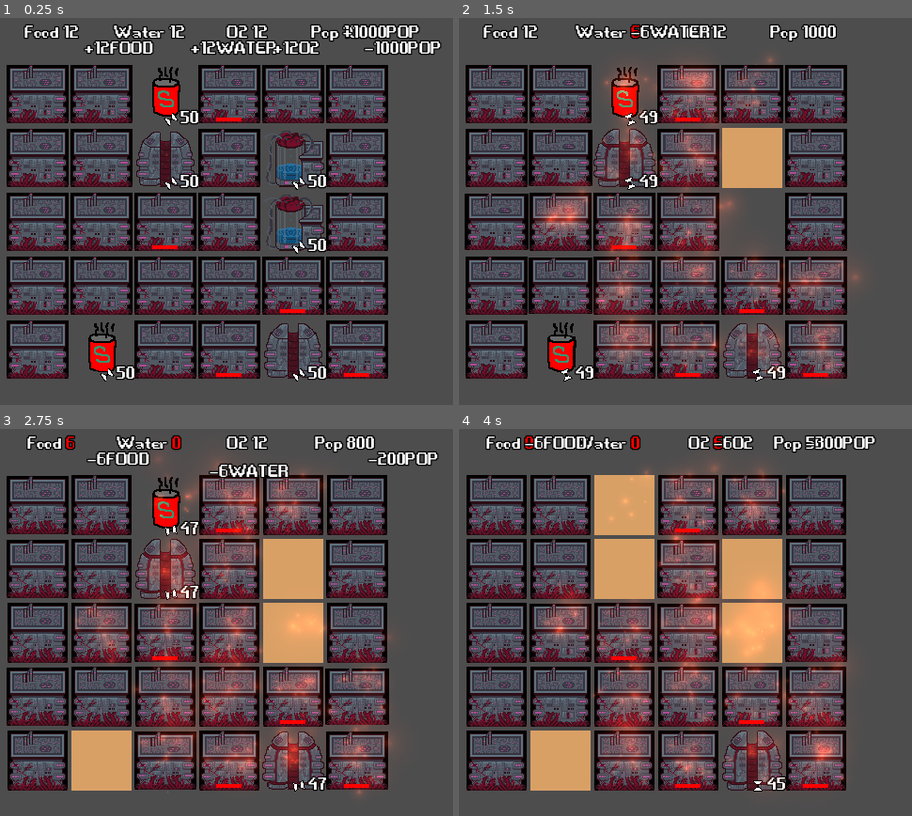
Above: before the commit, frames 1-4 (two rows, left to right).
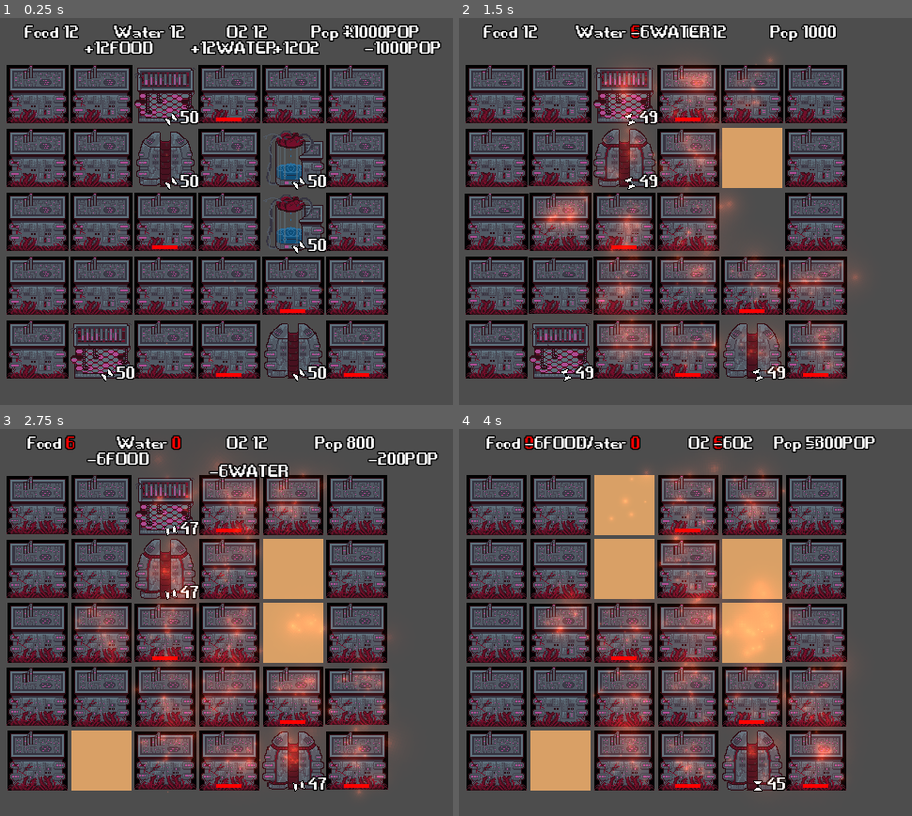
Above: after the commit, the same moments.

Repository: angeldustjdr/godot-wild-jam-2023
Game: Godot game, scene res://Main.tscn
The game is run twice, just before and just after one commit, with the same random seed, the same clock (stepped at 60 frames per second) and the same inputs.
Inputs (mouse positions are in pixels of both pictures, inside the frame that each line leads up to):
- Up to frame 1 (0.25 s): no input
- Up to frame 2 (1.5 s): tap Enter (ui_accept) at 0.5, 0.77 s; move the mouse to (753, 157) at 0.52 s; click (753, 157) at 0.67 s; move the mouse to (753, 223) at 1.27 s; click (753, 223) at 1.42 s
- Up to frame 3 (2.75 s): tap Enter (ui_accept) at 1.52 s; move the mouse to (99, 761) at 2.02 s; click (99, 761) at 2.17 s
- Up to frame 4 (4 s): move the mouse to (626, 506) at 2.77 s; click (626, 506) at 2.92 s; tap Enter (ui_accept) at 3.02, 3.77 s; move the mouse to (626, 568) at 3.52 s; click (626, 568) at 3.67 s

The runs differ from the first frame. In frame 1, 3.1% of the frame differs, in the area x 15-44%, y 12-94%; in frame 2, 3.1%; in frame 3, 1.5%; in frame 4, nothing differs.

Commit message:
add latest sprite

Diff:
--- a/scene/Hourglass.tscn
+++ b/scene/Hourglass.tscn
@@ -42,6 +42,21 @@
 "rotateHourglass": SubResource("Animation_ul3s7")
 }
 
+[sub_resource type="Animation" id="Animation_p13go"]
+length = 0.001
+tracks/0/type = "value"
+tracks/0/imported = false
+tracks/0/enabled = true
+tracks/0/path = NodePath(".:theme_override_colors/font_color")
+tracks/0/interp = 1
+tracks/0/loop_wrap = true
+tracks/0/keys = {
+"times": PackedFloat32Array(0),
+"transitions": PackedFloat32Array(1),
+"update": 0,
+"values": [null]
+}
+
 [sub_resource type="Animation" id="Animation_gthcl"]
 resource_name = "flash"
 loop_mode = 1
@@ -56,21 +71,6 @@
 "transitions": PackedFloat32Array(1, 1, 1),
 "update": 0,
 "values": [Color(1, 0, 0, 1), Color(1, 1, 1, 0), Color(1, 0, 0, 1)]
-}
-
-[sub_resource type="Animation" id="Animation_p13go"]
-length = 0.001
-tracks/0/type = "value"
-tracks/0/imported = false
-tracks/0/enabled = true
-tracks/0/path = NodePath(".:theme_override_colors/font_color")
-tracks/0/interp = 1
-tracks/0/loop_wrap = true
-tracks/0/keys = {
-"times": PackedFloat32Array(0),
-"transitions": PackedFloat32Array(1),
-"update": 0,
-"values": [null]
 }
 
 [sub_resource type="AnimationLibrary" id="AnimationLibrary_lt5m6"]
--- a/scene/SuperFoodGenerator.tscn
+++ b/scene/SuperFoodGenerator.tscn
@@ -2,7 +2,7 @@
 
 [ext_resource type="PackedScene" uid="uid://8001k27dcfjx" path="res://scene/GenericBuilding.tscn" id="1_l28i7"]
 [ext_resource type="Shader" path="res://shader/Outline.gdshader" id="2_ntvqc"]
-[ext_resource type="Texture2D" uid="uid://cto001atu7tqv" path="res://asset/sheet/superfood-sheet.png" id="2_s6svs"]
+[ext_resource type="Texture2D" uid="uid://cirivwhl34qpk" path="res://asset/sheet/food-plant-sheet.png" id="3_usn4p"]
 
 [sub_resource type="ShaderMaterial" id="ShaderMaterial_rc8j6"]
 resource_local_to_scene = true
@@ -25,4 +25,4 @@
 
 [node name="Sprite" parent="." index="0"]
 material = SubResource("ShaderMaterial_rc8j6")
-texture = ExtResource("2_s6svs")
+texture = ExtResource("3_usn4p")
--- a/scene/Tree.tscn
+++ b/scene/Tree.tscn
@@ -1,19 +1,30 @@
-[gd_scene load_steps=4 format=3 uid="uid://b1pis7haq12vr"]
+[gd_scene load_steps=6 format=3 uid="uid://b1pis7haq12vr"]
 
 [ext_resource type="PackedScene" uid="uid://8001k27dcfjx" path="res://scene/GenericBuilding.tscn" id="1_w1hx2"]
 [ext_resource type="Script" path="res://script/Tree.gd" id="2_sdvdm"]
-[ext_resource type="Texture2D" uid="uid://csndg3jfh248p" path="res://asset/sheet/tree-sheet.png" id="3_10po4"]
+[ext_resource type="Shader" path="res://shader/Outline.gdshader" id="3_ugomi"]
+[ext_resource type="Texture2D" uid="uid://bu7tc70pkgyoi" path="res://asset/sheet/tree-1-sheet.png" id="4_q8026"]
+
+[sub_resource type="ShaderMaterial" id="ShaderMaterial_l27tc"]
+resource_local_to_scene = true
+shader = ExtResource("3_ugomi")
+shader_parameter/color = Color(1, 1, 1, 1)
+shader_parameter/width = 0.0
+shader_parameter/pattern = 0
+shader_parameter/inside = false
+shader_parameter/add_margins = true
 
 [node name="Tree" instance=ExtResource("1_w1hx2")]
 script = ExtResource("2_sdvdm")
 description = "A beautiful Tree"
+playIdle = false
 base_stat = {
 "FOOD": 0,
 "O2": 1,
 "POP": 0,
 "WATER": 0
 }
-playIdle = false
 
 [node name="Sprite" parent="." index="0"]
-texture = ExtResource("3_10po4")
+material = SubResource("ShaderMaterial_l27tc")
+texture = ExtResource("4_q8026")
Binary file added: asset/sheet/food-plant-sheet.png
Binary file added: asset/sheet/tree-1-sheet.png
Binary file changed: asset/sprite/food-plant-1.png
Binary file changed: asset/sprite/food-plant-2.png
Binary file changed: asset/sprite/tree-1.png
